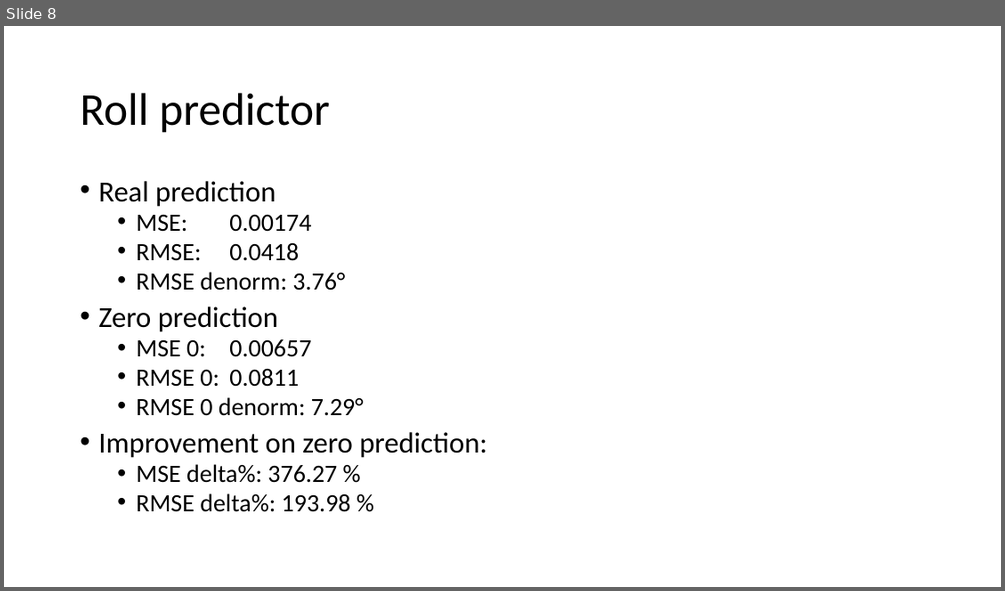
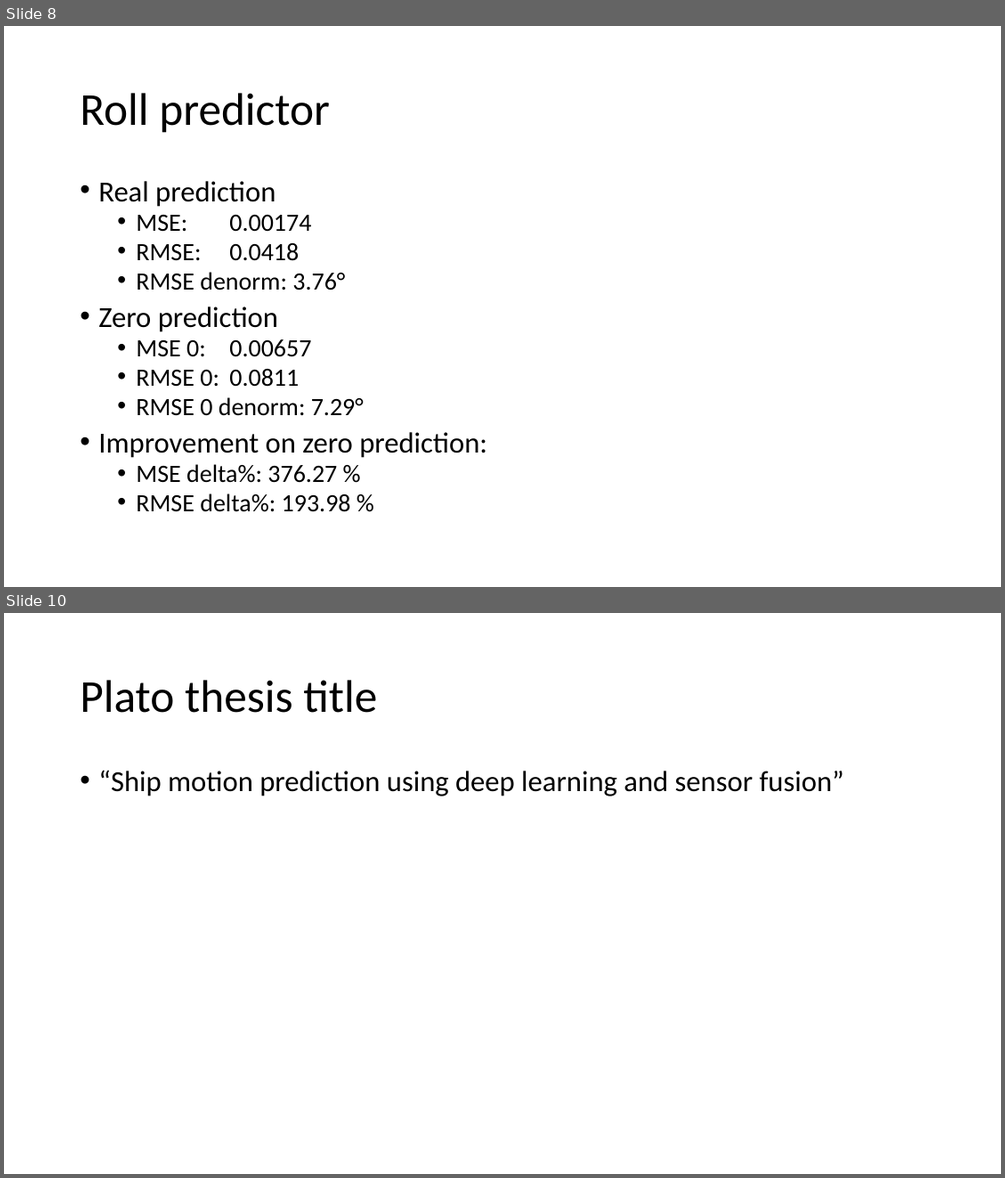
Before and after one commit to lancedw/3D-state-prediction-for-surface-vessels-using-IMU-data-and-images, a slide deck: Documentation/Presentations/Meeting 25-03-22.pptx. Shown one above the other, each under a label of ours: slide 8 before the commit, slides 8 and 10 after it; the slides between them are not shown. The pictures are 1005x591 and 1005x1178 pixels, drawn with LibreOffice and Linux fonts; fonts in the diff are those of the drawing. Boxes give left, top, right and bottom in pixels: in the first picture for what was removed or moved away, otherwise in the second. Text is boxed around its words. In the diff, an @@ line names an element or a change of style, - is before the commit and + after.

```diff
--- a/Documentation/Presentations/Meeting 25-03-22.pptx
+++ b/Documentation/Presentations/Meeting 25-03-22.pptx
@@ slide 10 added at <box>4,613,1001,1174</box>, background #FFFFFF @@
@@ title added at <box>80,680,377,713</box>, 44 pt, text #000000 @@
+Plato thesis title
@@ text added at <box>98,770,844,796</box>, 28 pt, text #000000 @@
+• “Ship motion prediction using deep learning and sensor fusion”
```
Also in this commit, not shown: 1 other slide added, 9 other files.
